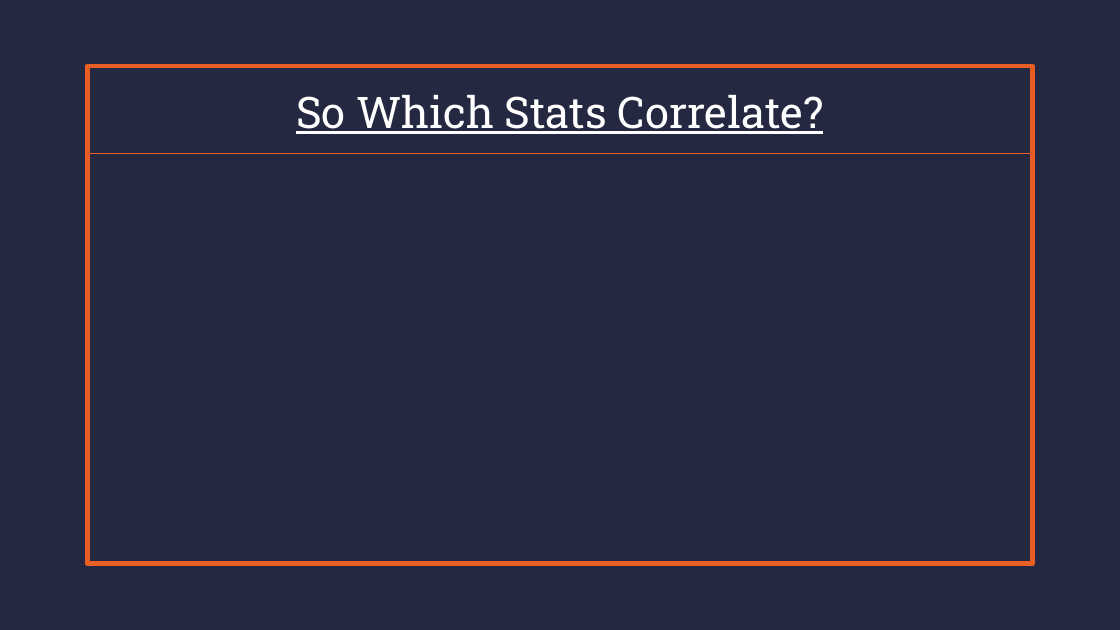
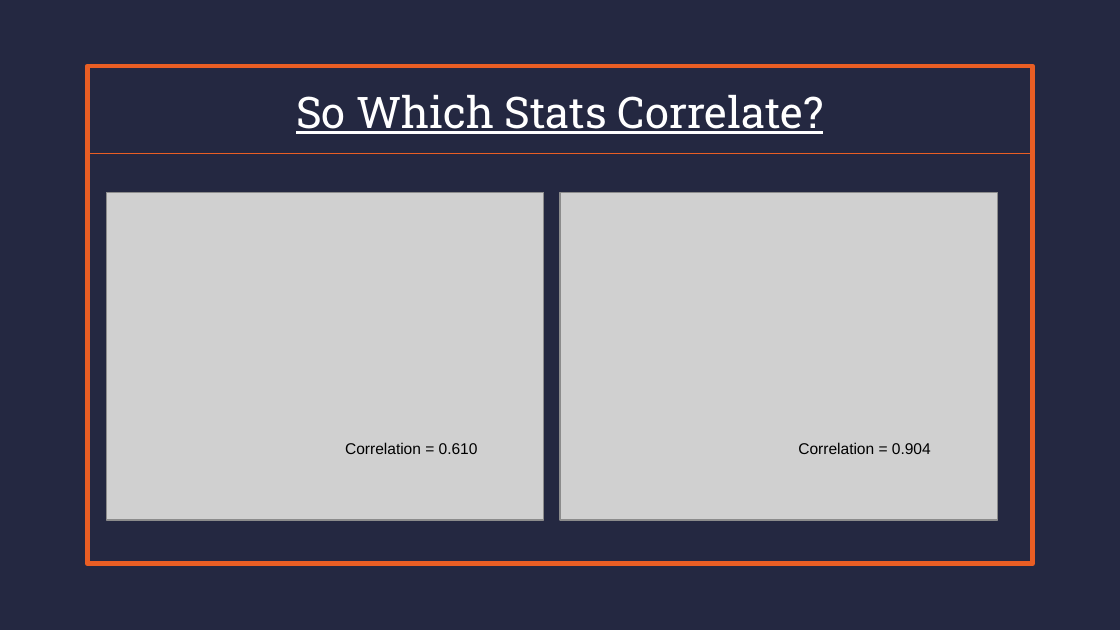
Before and after one commit to Zavello/capstone_DA12_NBA, a slide deck: slide 8 of CapStone Presentation.pptx. Drawn at 1120x630 pixels with LibreOffice and Linux fonts; fonts in the diff are those of the drawing; grey boxes stand for pictures. Boxes give left, top, right and bottom in pixels: in the first picture for what was removed or moved away, otherwise in the second. Text is boxed around its words. In the diff, an @@ line names an element or a change of style, - is before the commit and + after.

```diff
--- a/CapStone Presentation.pptx
+++ b/CapStone Presentation.pptx
@@ picture added at [106, 193, 543, 521] @@
@@ picture added at [560, 193, 997, 521] @@
@@ text added at [345, 442, 478, 454], 10 pt, text #000000 @@
+Correlation = 0.610
@@ text added at [798, 442, 931, 454], 10 pt, text #000000 @@
+Correlation = 0.904
```
Also in this commit, not shown: 3 other slides changed, 4 slides added, 3 slides removed, 5 other files.
